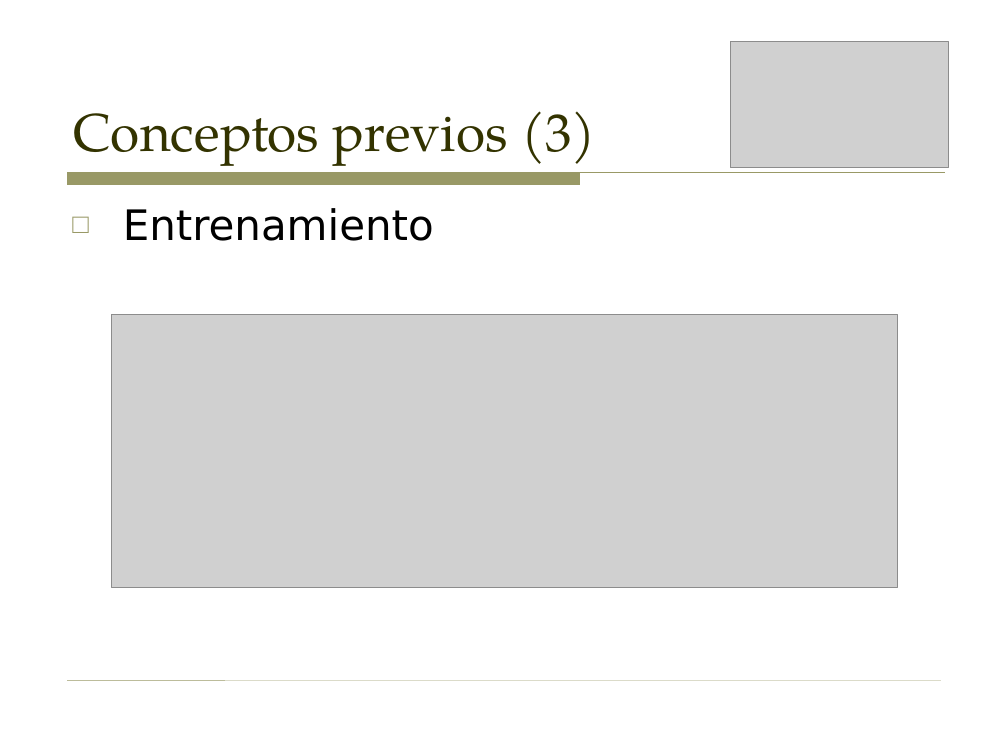
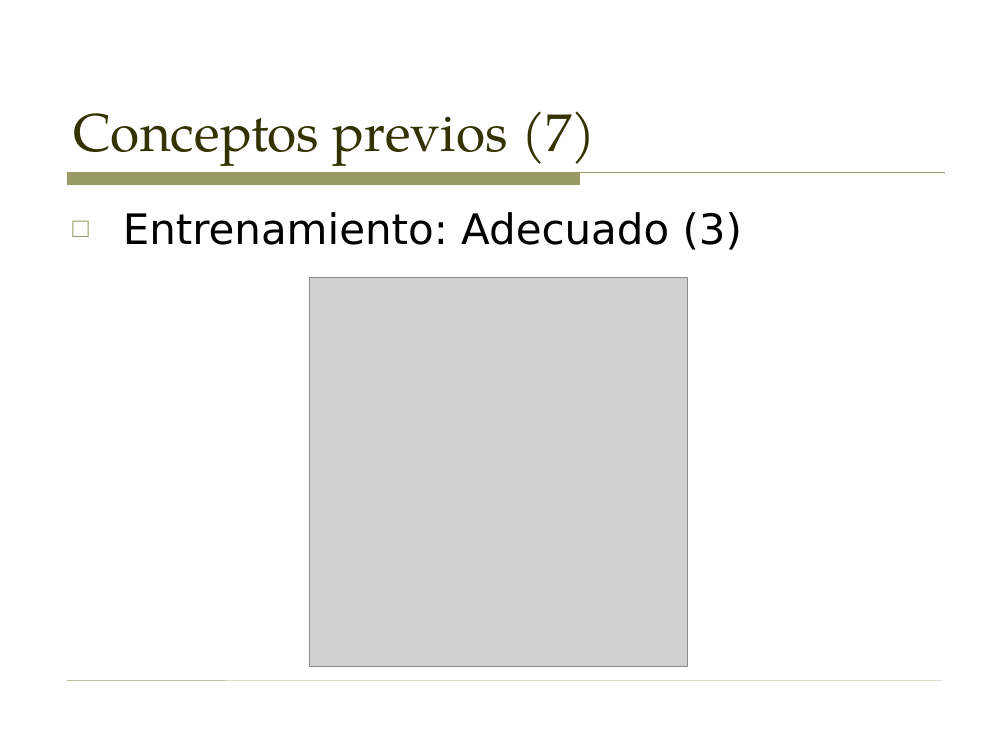
Before and after one commit to sergarb1/TallerAprendizajeAutomaticoPython, a slide deck: slide 12 of Taller - Introduccion al aprendizaje automatico (Supervisado y no supervisado).odp (slide 7 before the commit). Drawn at 1008x756 pixels with LibreOffice and Linux fonts; fonts in the diff are those of the drawing; grey boxes stand for pictures. Boxes give left, top, right and bottom in pixels: in the first picture for what was removed or moved away, otherwise in the second. Text is boxed around its words. In the diff, an @@ line names an element or a change of style, - is before the commit and + after.

```diff
--- a/Taller - Introduccion al aprendizaje automatico (Supervisado y no supervisado).odp
+++ b/Taller - Introduccion al aprendizaje automatico (Supervisado y no supervisado).odp
@@ picture removed at [730,41,949,167] @@
@@ title at [73,111,596,166]: text changed @@
-Conceptos previos (3)
+Conceptos previos (7)
@@ text at [123,212,742,250]: text changed @@
-□ Entrenamiento
+□ Entrenamiento: Adecuado (3)
@@ picture: place and size @@
-picture at [111,314,897,588]
+picture at [309,278,687,667]
```
Also in this commit, not shown: 19 other slides changed, 16 slides added, 1 other file.
